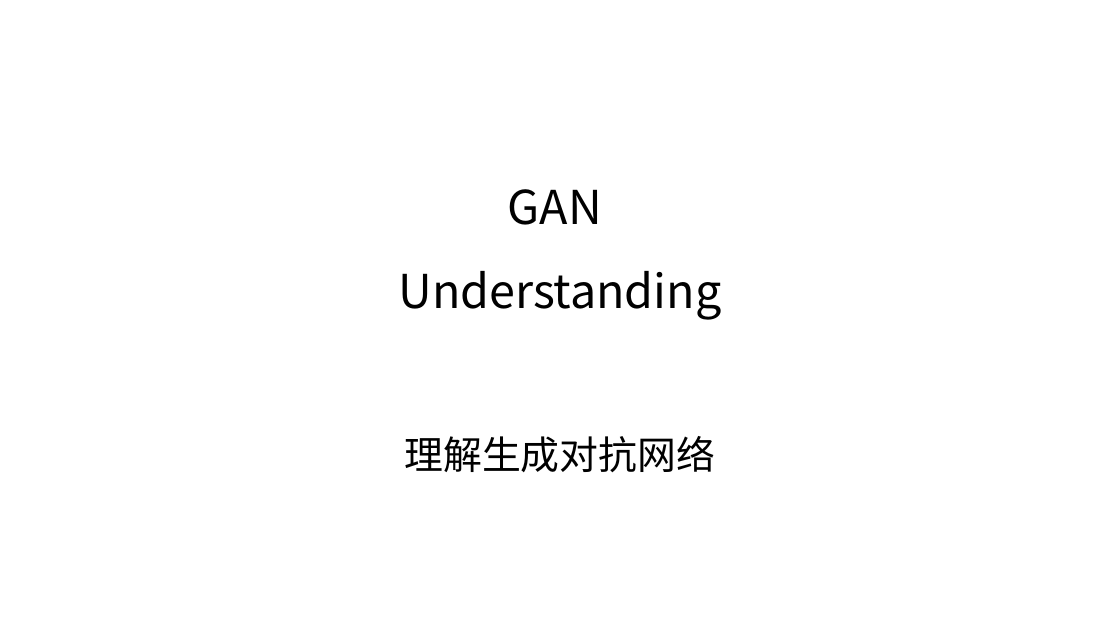
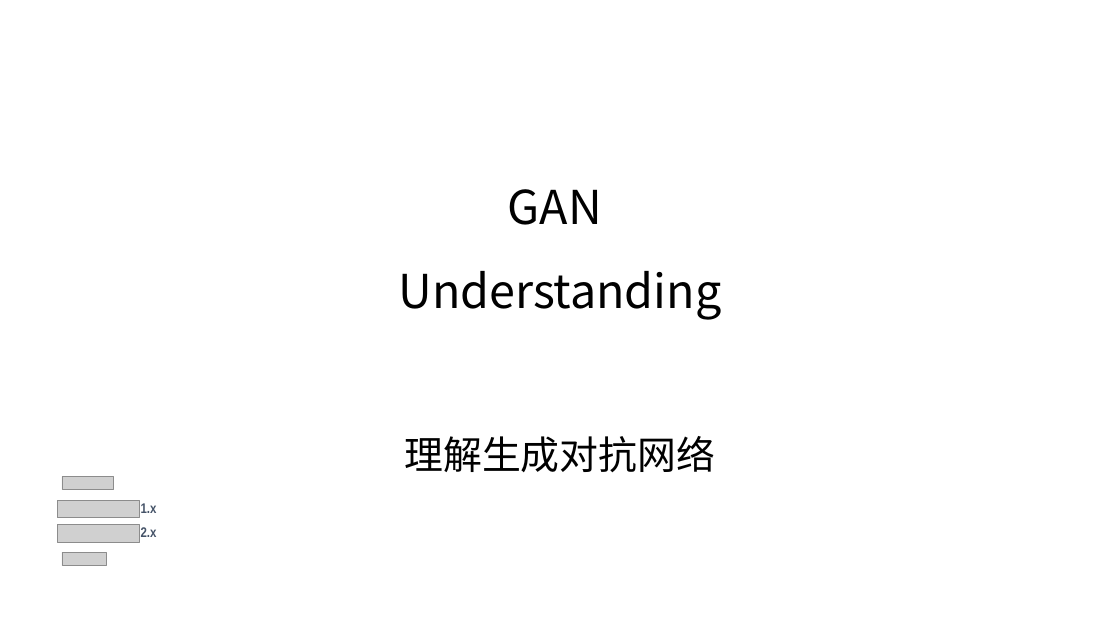
Before and after one commit to taylorguo/GAN_Understanding_Practicing, a slide deck: slide 1 of GAN_Understanding/GANunderstanding.pptx. Drawn at 1120x630 pixels with LibreOffice and Linux fonts; fonts in the diff are those of the drawing; grey boxes stand for pictures. Boxes give left, top, right and bottom in pixels: in the first picture for what was removed or moved away, otherwise in the second. Text is boxed around its words. In the diff, an @@ line names an element or a change of style, - is before the commit and + after.

Commit message:
add PPT
add PPT

```diff
--- a/GAN_Understanding/GANunderstanding.pptx
+++ b/GAN_Understanding/GANunderstanding.pptx
@@ picture added at (62,476,114,489) @@
@@ picture added at (57,501,139,518) @@
@@ text added at (141,503,157,513), 12 pt, text #455368, bold @@
+1.x
@@ picture added at (57,525,139,543) @@
@@ text added at (141,527,157,537), 12 pt, text #455368, bold @@
+2.x
@@ picture added at (62,552,106,565) @@
```
Also in this commit, not shown: 2 other slides changed, 3 other files.
